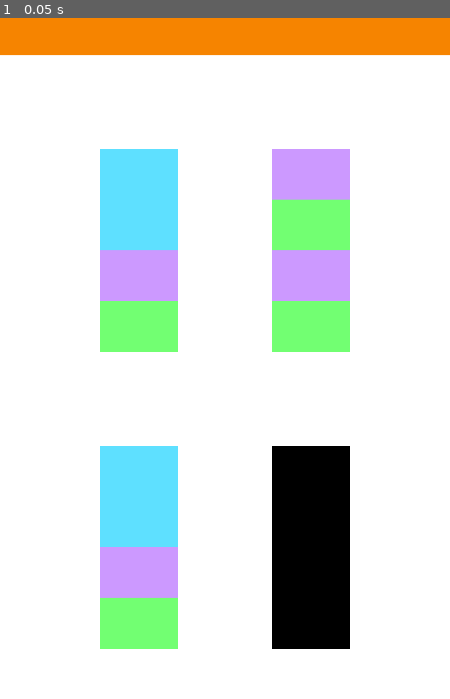
Above: before the commit, frame 1.
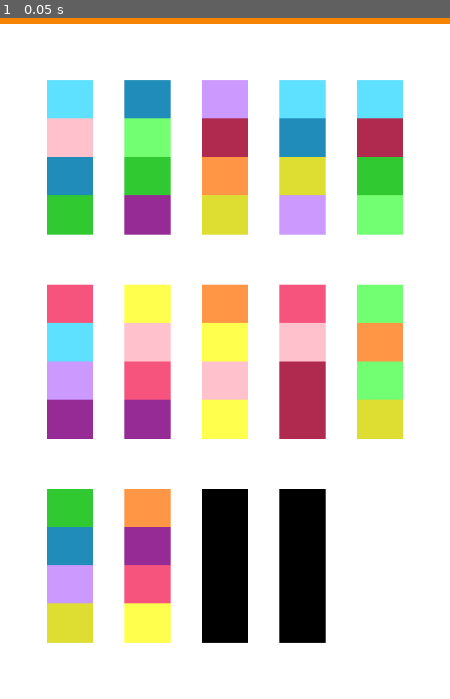
Above: after the commit, the same moment.

Repository: cs340-24/color_sort
Game: Godot game, scene res://main.tscn
Two runs of this game, one before a commit and one after it. Both use one fixed random seed, a clock stepped at 60 frames per second and the inputs below.
Inputs:
- Up to frame 1 (0.05 s): no input

The runs differ from the first frame. In frame 1, 46% of the frame differs, in the area x 0-100%, y 0-93%.

Commit message:
added values for rows and columns to the level data file. added margins around the bottles. margins adjust depending how many rows and columns there are in the level

Diff:
--- a/cs_godot_new/level.tscn
+++ b/cs_godot_new/level.tscn
@@ -20,18 +20,29 @@
 anchor_bottom = 1.0
 grow_horizontal = 2
 grow_vertical = 2
-theme_override_constants/h_separation = 150
-theme_override_constants/v_separation = 150
+theme_override_constants/h_separation = 0
+theme_override_constants/v_separation = 0
 columns = 2
 
-[node name="bottle1" type="VBoxContainer" parent="bottles"]
+[node name="bottle1" type="MarginContainer" parent="bottles"]
 layout_mode = 2
 size_flags_horizontal = 3
 size_flags_vertical = 3
+theme_override_constants/margin_left = 100
+theme_override_constants/margin_top = 100
+theme_override_constants/margin_right = 100
+theme_override_constants/margin_bottom = 100
+
+[node name="blocks" type="VBoxContainer" parent="bottles/bottle1"]
+layout_mode = 2
+size_flags_horizontal = 3
+size_flags_vertical = 3
+size_flags_stretch_ratio = 2.0
+auto_translate = false
 theme_override_constants/separation = -1
 script = ExtResource("1_yby5a")
 
-[node name="block1" type="ColorRect" parent="bottles/bottle1"]
+[node name="block1" type="ColorRect" parent="bottles/bottle1/blocks"]
 layout_mode = 2
 size_flags_vertical = 3
 color = Color(0.207843, 1, 1, 1)
--- a/cs_godot_new/main.tscn
+++ b/cs_godot_new/main.tscn
@@ -23,16 +23,16 @@
 
 [node name="toolbar" parent="." instance=ExtResource("3_f2l3e")]
 layout_mode = 1
-offset_bottom = -1030.0
+offset_bottom = -1080.0
 
 [node name="level" parent="." instance=ExtResource("2")]
 layout_mode = 0
 anchors_preset = 0
 anchor_right = 0.0
 anchor_bottom = 0.0
-offset_left = 160.0
-offset_top = 400.0
-offset_right = 560.0
-offset_bottom = 1200.0
+offset_left = 50.0
+offset_top = 250.0
+offset_right = 670.0
+offset_bottom = 1230.0
 grow_horizontal = 1
 grow_vertical = 1
--- a/cs_godot_new/playGame.gd
+++ b/cs_godot_new/playGame.gd
@@ -1,22 +1,35 @@
 extends Control
 
-var colors = Array()
-var levels = Array()
-var levelNum = 1
+var levels = Array() # each element is an array of data for 1 level
+var colors = Array() # list of rgba values for the blocks. index corresponds to
+					 # the number in the level data file
 
-var numColors
-var numBlocks
-var numBottles
+var levelNum         # number of the level player is on
+var levelComplete    # true if all the bottles are sorted
+
+var numColors        # number of colors in the level
+var numBlocks        # number of blocks per bottle in the level
+var numBottles       # number of bottles in the level
+
+var marginTB         #margin above/below bottles
+var marginLR         #margin to the left/right of the bottles
+
+var gameFilename = "res://levelData/1per.txt"
+var colorFilename = "res://colors.txt"
 
 
 # Called when the node enters the scene tree for the first time.
 func _ready():
 	loadGameData()
-	playLevels()
+	playGame()
 
+
+# Open file with list of colors, parse the rgba values and add to colors[]
+# Open file with game data. Parse the input into an array and put the array in
+# levels[]
 func loadGameData():
 	# Make a list of the available colors
-	var colorFile = FileAccess.open('res://colors.txt', FileAccess.READ)
+	var colorFile = FileAccess.open(colorFilename, FileAccess.READ)
 	if colorFile != null:
 		while colorFile.eof_reached() == false:
 			var color = colorFile.get_line()
@@ -28,10 +41,10 @@
 		colorFile.close()
 	else:
 		print("Error: Could not load color file.")
-
+		return false
 
 	# Make a list of each level's data
-	var gameFile = FileAccess.open('res://levelData/3colors.txt', FileAccess.READ)
+	var gameFile = FileAccess.open(gameFilename, FileAccess.READ)
 	if gameFile != null:
 		while gameFile.eof_reached() == false:
 			var line = gameFile.get_line()
@@ -47,51 +60,121 @@
 		gameFile.close()
 	else:
 		print("Error: Could not load level data.")
+		return false
 
-	print("colors: ",colors)
-	print("levels: ", levels)
+# While there are levels left in the list to play, play level
+func playGame():
+	levelNum = 1
+	levelComplete = false
+	loadLevelData(levels[10])
+	# while !levels.is_empty():
+		# var level = levels.pop_front()
 
-func playLevels():
-	# while !levels.is_empty():
-		var level = levels.pop_front()
-		play1Level(level)
-		levelNum = levelNum + 1
+			# print("Level loaded successfully")
+			# playLevel()
+			# clearLevel()
+			# levelNum = levelNum + 1
 
-func play1Level(level):
+
+# Duplicate nodes to create numBottles bottles with numBlocks blocks each.
+# Set the color values for the blocks and spacing around the bottles
+func loadLevelData(level):
+	var bottlesGrid = get_node("bottles")
+	var bottle = get_node("./bottles/bottle1/blocks")
+	var block = bottle.get_child(0)
+
+	# for naming nodes
+	var nodeName
+
+	# set columns and grid spacing
+	var bottleMargin = get_node("bottles/bottle1")
+	var rows = level.pop_front()
+	var cols = level.pop_front()
+	bottlesGrid.columns = cols
+	setBottleSpacing(bottleMargin, rows, cols)
+
+	# get numBottles, numBlocks, and numColors
+	# pop these off so level[0] will be the color val of the first block.
+	# makes setting the colors easier
 	numBottles = level.pop_front()
 	numBlocks = level.pop_front()
-	print("level has ", numBottles, " bottles and ", numBlocks, " blocks ")
+
+	# subtract the empty bottles to get the number of colors in the level
+	if numBottles > 4:
+		numColors = numBottles - 2
+	else:
+		numColors = numBottles - 1
+	print("level has ", numBottles, " bottles, ", numBlocks, " blocks, and ", numColors, " colors")
 
 
-	# Add the numBlocks color blocks to bottle 1
-	var bottle = get_node("./bottles").get_child(0)
-	var block = bottle.get_child(0)
-
+	# Add remaining color blocks to first bottle
 	for i in numBlocks - 1:
 		var newBlock = block.duplicate(15)
-		var blockName = "block" + str(i + 2)
-		newBlock.set_name(blockName)
+		nodeName = "block" + str(i + 2)
+		newBlock.set_name(nodeName)
 
+		# Need to set owner to the root node of the scene for everything to
+		# work correctly
 		bottle.add_child(newBlock)
 		bottle.set_owner(get_node("level"))
 
-	# duplicate the bottles
+	# duplicate the remaining bottles by duplicating its oute margin node
 	for i in numBottles - 1:
-		var newBottle = bottle.duplicate(15)
-		var bottleName = "bottle" + str(i + 2)
-		newBottle.set_name(bottleName)
+		var newBottleMargin = bottleMargin.duplicate(15)
+		nodeName = "bottle" + str(i + 2)
+		newBottleMargin.set_name(nodeName)
+		bottlesGrid.add_child(newBottleMargin)
+		newBottleMargin.set_owner(get_node("level"))
 
-		$bottles.add_child(newBottle)
-		newBottle.set_owner(get_node("level"))
 
-	# add the colors
+	# iterate through the color blocks, setting their rgba vals.
+	# the value at level[index] corresponds to an index in the colors array.
+	# so if level[2] == 1, then the color will be at colors[1].
 	var blockCounter = 0
-	for i in $bottles.get_children():
-		for j in i.get_children():
-			var rgb = Array()
-			rgb = colors[level[blockCounter]]
+	# iterate through the bottles
+	for i in bottlesGrid.get_children():
+		# iterate through the bottle's blocks
+		for j in i.get_child(0).get_children():
+			var rgba = Array()
+			rgba = colors[level[blockCounter]]
 			blockCounter = blockCounter + 1
-			j.set_color(Color(rgb[0], rgb[1], rgb[2], rgb[3]))
+			j.set_color(Color(rgba[0], rgba[1], rgba[2], rgba[3]))
+
+	return true
+
+
+# figure out how much padding to put above and below each bottle
+func setBottleSpacing(bottleMargin, rows, cols):
+	if cols == 2:
+		marginLR = 100
+		marginTB = 60
+	elif cols == 3:
+		if rows == 1:
+			marginLR = 40
+			marginTB = 250
+		elif rows == 2:
+			marginLR = 50
+			marginTB = 60
+		else:
+			marginLR = 65
+			marginTB = 40
+	elif cols == 4:
+		if rows == 2:
+			marginTB = 60
+			marginLR = 30
+		else:
+			marginTB = 40
+			marginLR = 40
+	elif cols == 5:
+		marginLR = 25
+		if rows == 2:
+			marginTB = 100
+		else:
+			marginTB = 40
+	bottleMargin.add_theme_constant_override("margin_left", marginLR)
+	bottleMargin.add_theme_constant_override("margin_right", marginLR)
+	bottleMargin.add_theme_constant_override("margin_top", marginTB)
+	bottleMargin.add_theme_constant_override("margin_bottom", marginTB)
 
 
 # Called every frame. 'delta' is the elapsed time since the previous frame.
Binary file added: cs_godot_new/color_sort_godot/Screenshot 2024-03-06 173140.png
Not shown, added: cs_godot_new/color_sort_godot/Screenshot 2024-03-06 173140.png.import
Binary file added: cs_godot_new/color_sort_godot/Screenshot 2024-03-06 193107.png
Not shown, added: cs_godot_new/color_sort_godot/Screenshot 2024-03-06 193107.png.import
Binary file added: cs_godot_new/color_sort_godot/Screenshot 2024-03-06 194850.png
Not shown, added: cs_godot_new/color_sort_godot/Screenshot 2024-03-06 194850.png.import
Binary file added: cs_godot_new/color_sort_godot/Screenshot 2024-03-06 194919.png
Not shown, added: cs_godot_new/color_sort_godot/Screenshot 2024-03-06 194919.png.import
Binary file added: cs_godot_new/color_sort_godot/Screenshot 2024-03-06 194939.png
Not shown, added: cs_godot_new/color_sort_godot/Screenshot 2024-03-06 194939.png.import
Binary file added: cs_godot_new/color_sort_godot/Screenshot 2024-03-06 195000.png
Not shown, added: cs_godot_new/color_sort_godot/Screenshot 2024-03-06 195000.png.import
(and 13 more such lines)
